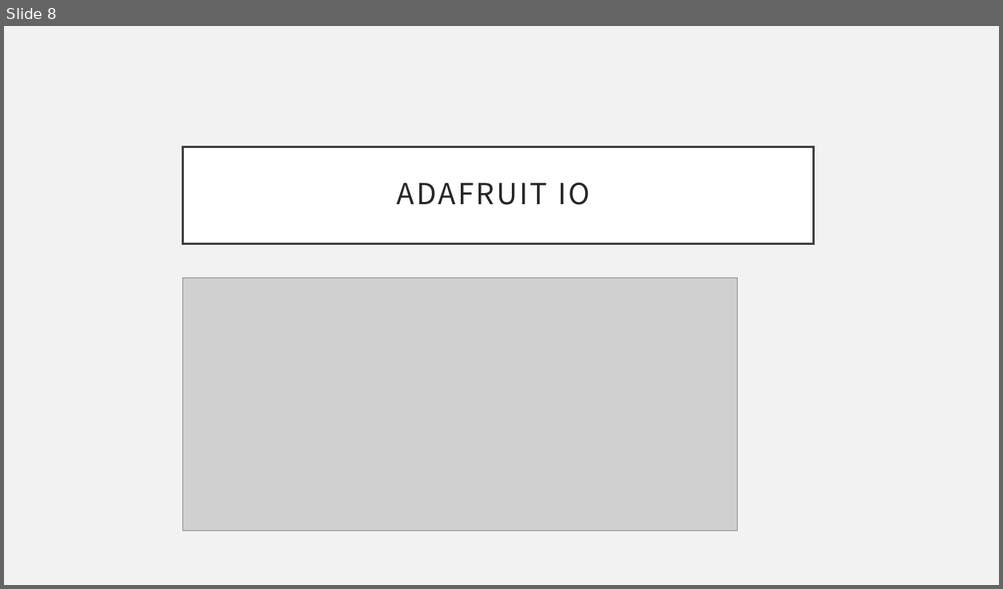
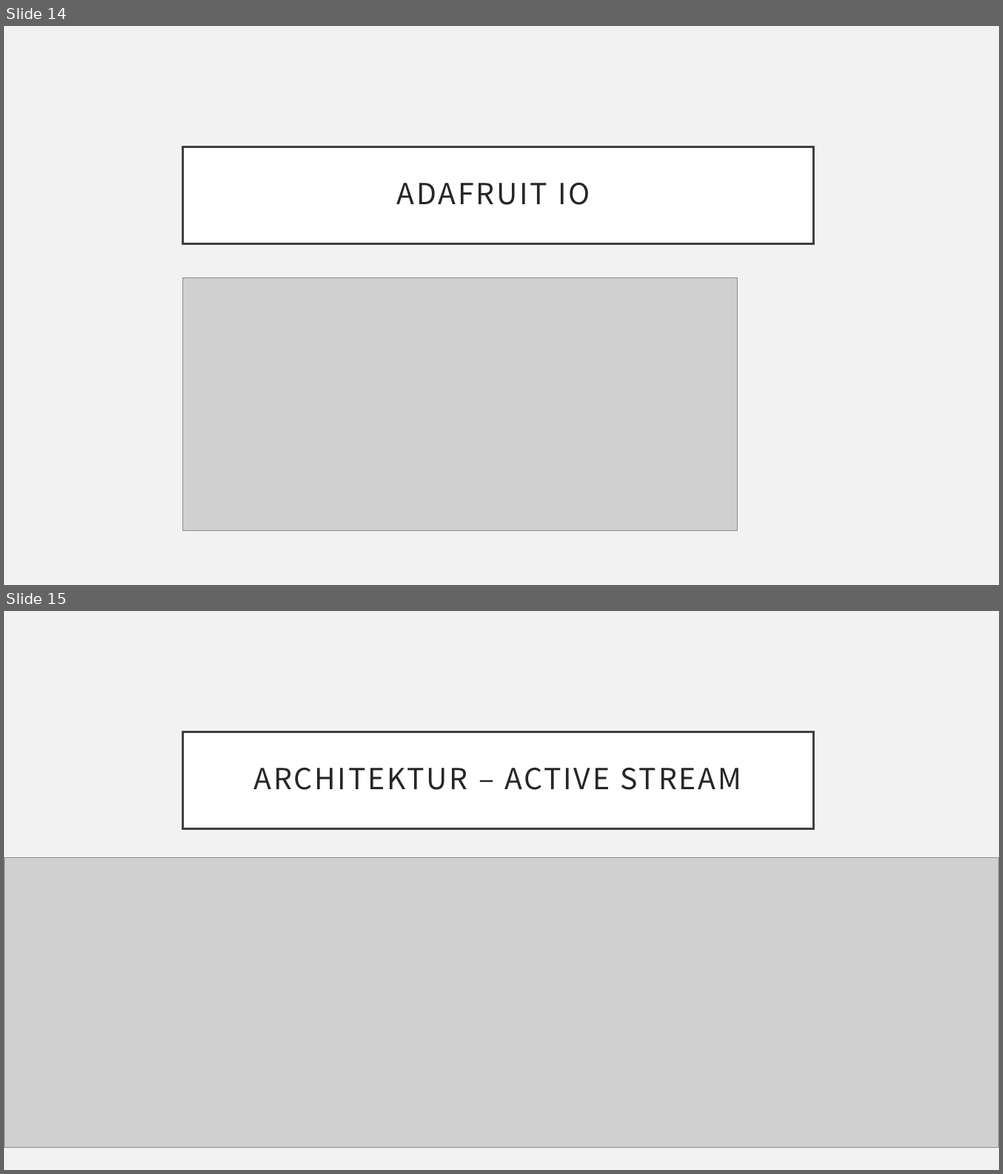
Before and after one commit to ProjektlaborEmbeddedSecurity/Presentation, a slide deck: PES.pptx. Shown one above the other, each under a label of ours: slide 8 before the commit, slides 14 and 15 after it. The pictures are 1003x589 and 1003x1174 pixels, drawn with LibreOffice and Linux fonts; fonts in the diff are those of the drawing; grey boxes stand for pictures; background and template pictures are left out. Boxes give left, top, right and bottom in pixels: in the first picture for what was removed or moved away, otherwise in the second. Text is boxed around its words. In the diff, an @@ line names an element or a change of style, - is before the commit and + after.

```diff
--- a/PES.pptx
+++ b/PES.pptx
@@ slide 15 added at [4, 611, 999, 1170], background #F2F2F2 @@
@@ title added at [182, 732, 813, 829], fill #FFFFFF, outline #404040 2.5 pt, 28 pt, text #262626 @@
+ARCHITEKTUR – ACTIVE STREAM
@@ picture added at [4, 858, 999, 1147] @@
@@ what was slide 8 is now slide 14 @@
```
Also in this commit, not shown: 1 slide changed, 8 other slides added.
